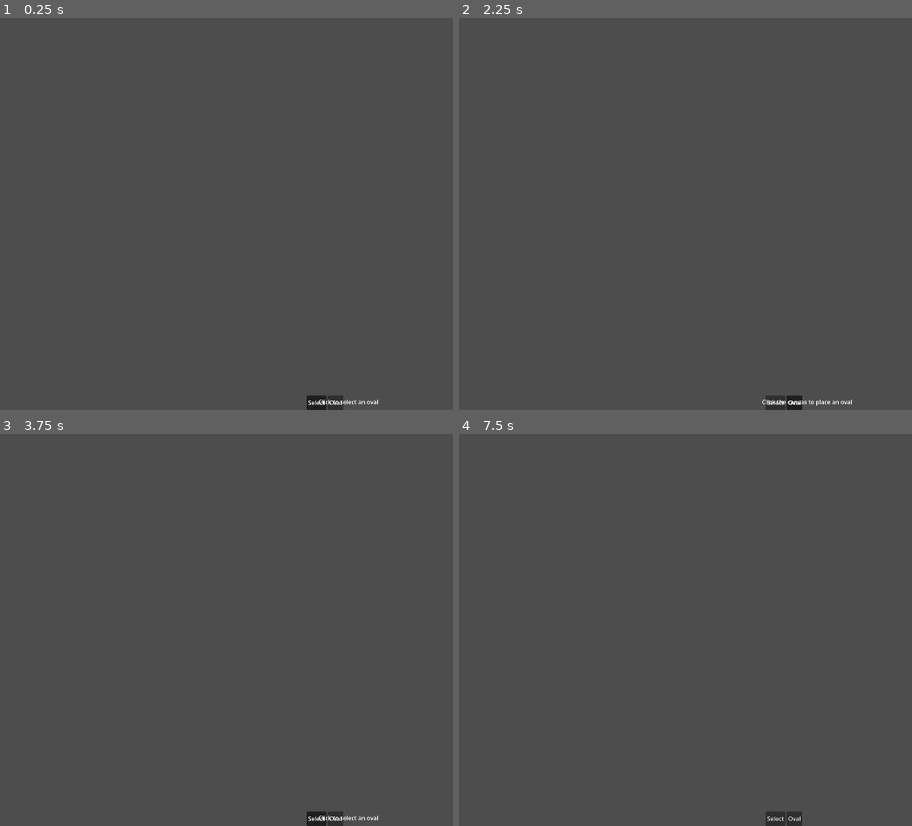
Above: before the commit, frames 1-4 (two rows, left to right).
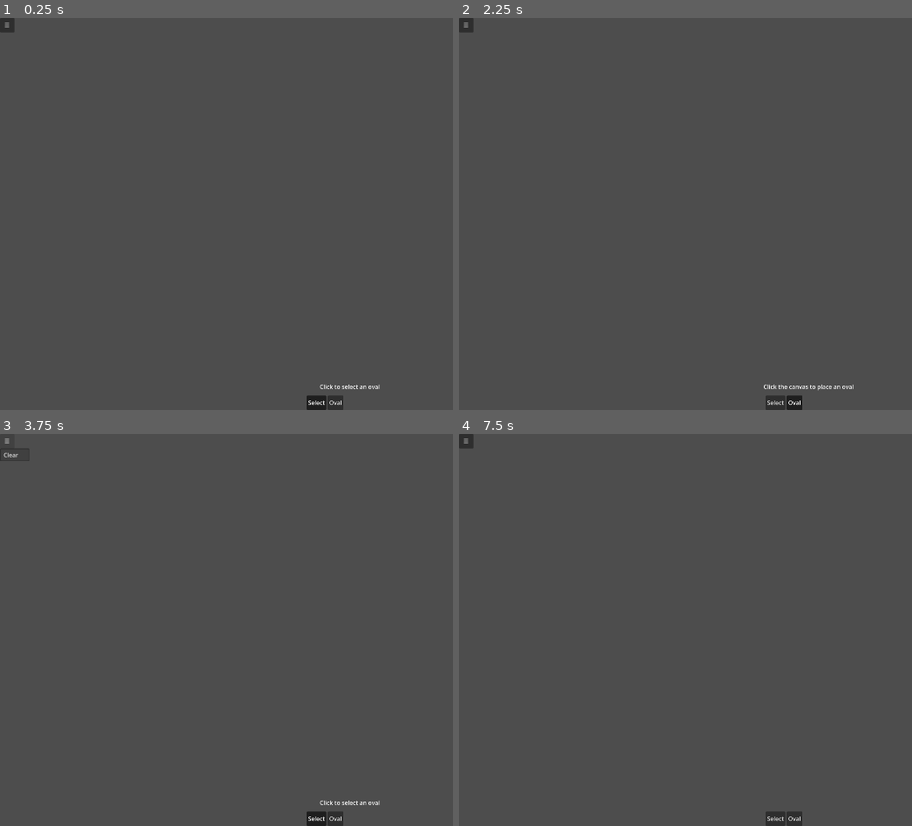
Above: after the commit, the same moments.

Repository: lanternRaft/the-organizer-godot
Game: Godot game, scene res://scenes/main/Main.tscn
Same seed, same stepped clock (60 frames per second), same inputs: the game is played once before the commit and once after it.
Inputs (mouse positions are in pixels of both pictures, inside the frame that each line leads up to):
- Up to frame 1 (0.25 s): no input
- Up to frame 2 (2.25 s): click (468, 25) at 0.5 s, where only the run after the commit has a clickable "☰"; click "Select" at 1.25 s; click "Oval" at 2 s
- Up to frame 3 (3.75 s): click "Select" at 2.75 s; click (9, 441) at 3.5 s, where only the run after the commit has a clickable "☰"
- Up to frame 4 (7.5 s): click "Oval" at 4.25 s; click "Select" at 5 s; click (468, 441) at 5.75 s, where only the run after the commit has a clickable "☰"; click "Oval" at 6.5 s; tap Enter at 7.25 s; move the mouse to (outside the picture) at 7.27 s; hold Shift from 7.28 s (still down); click (outside the picture) at 7.42 s

The runs differ from the first frame. In frame 1, 0.3% of the frame differs, in the area x 0-84%, y 0-99%; in frame 2, 0.4%, in the area x 0-88%, y 0-99%; in frame 3, 0.2%; in frame 4, 0.1%.

Commit message:
Hamburger added

Diff:
--- a/scenes/main/Main.gd
+++ b/scenes/main/Main.gd
@@ -26,6 +26,7 @@
 @onready var oval_button: Button = $UI/Toolbar/HBox/OvalButton
 @onready var select_button: Button = $UI/Toolbar/HBox/SelectButton
 @onready var click_handler: Node = $ClickHandler
+@onready var confirm_dialog: AcceptDialog = $UI/ConfirmDialog
 
 
 func _ready() -> void:
@@ -49,6 +50,23 @@
 			clear_selection()
 			get_viewport().set_input_as_handled()
 			return
+
+
+## Removes all children from ElementLayer and clears selection.
+func clear_all_elements() -> void:
+	for child: Node in element_layer.get_children():
+		child.queue_free()
+	clear_selection()
+
+
+## Opens the confirmation dialog when the hamburger Clear item is selected.
+func _on_hamburger_clear_requested() -> void:
+	confirm_dialog.popup_centered()
+
+
+## Called when the Clear button in the confirmation dialog is pressed.
+func _on_confirm_dialog_confirmed() -> void:
+	clear_all_elements()
 
 
 ## Creates a new oval at the given world position and parents it to ElementLayer.
--- a/scenes/main/Main.tscn
+++ b/scenes/main/Main.tscn
@@ -2,7 +2,9 @@
 
 [ext_resource type="Script" uid="uid://cqtwhi748ckqn" path="res://scenes/main/main.gd" id="1_iuonh"]
 [ext_resource type="PackedScene" path="res://scenes/tools/toolbar.tscn" id="2_k2fmo"]
-[ext_resource type="Script" path="res://scenes/main/click_handler/click_handler.gd" id="3_j8xj4"]
+[ext_resource type="Script" uid="uid://bd533w6oacfor" path="res://scenes/main/click_handler/click_handler.gd" id="3_j8xj4"]
+[ext_resource type="PackedScene" path="res://scenes/ui/hamburger_menu/hamburger_menu.tscn" id="4_yjhnb"]
+[ext_resource type="PackedScene" path="res://scenes/ui/confirm_dialog/confirm_dialog.tscn" id="5_v0whc"]
 
 [node name="Main" type="Node" unique_id=917290182]
 script = ExtResource("1_iuonh")
@@ -13,10 +15,16 @@
 [node name="ElementLayer" type="Node2D" parent="Canvas" unique_id=233815462]
 unique_name_in_owner = true
 
-[node name="ClickHandler" type="Node" parent="."]
+[node name="ClickHandler" type="Node" parent="." unique_id=1134584325]
 script = ExtResource("3_j8xj4")
 
 [node name="UI" type="CanvasLayer" parent="." unique_id=1279264914]
+
+[node name="HamburgerMenu" parent="UI" unique_id=142848687 instance=ExtResource("4_yjhnb")]
+layout_mode = 3
+anchors_preset = 0
+
+[node name="ConfirmDialog" parent="UI" unique_id=2050487245 instance=ExtResource("5_v0whc")]
 
 [node name="Toolbar" parent="UI" unique_id=909619702 instance=ExtResource("2_k2fmo")]
 layout_mode = 3
@@ -31,10 +39,10 @@
 anchor_top = 1.0
 anchor_right = 0.5
 anchor_bottom = 1.0
-offset_left = -200.0
-offset_top = -36.0
-offset_right = 200.0
-offset_bottom = -8.0
+offset_left = -196.0
+offset_top = -78.0
+offset_right = 204.0
+offset_bottom = -50.0
 grow_horizontal = 2
 grow_vertical = 0
 horizontal_alignment = 1
@@ -42,5 +50,7 @@
 
 [node name="MainCamera" type="Camera2D" parent="." unique_id=314705835]
 
+[connection signal="clear_requested" from="UI/HamburgerMenu" to="." method="_on_hamburger_clear_requested"]
+[connection signal="confirmed" from="UI/ConfirmDialog" to="." method="_on_confirm_dialog_confirmed"]
 [connection signal="oval_mode_toggled" from="UI/Toolbar" to="." method="_on_oval_mode_toggled"]
 [connection signal="select_mode_toggled" from="UI/Toolbar" to="." method="_on_select_mode_toggled"]
--- /dev/null
+++ b/scenes/ui/confirm_dialog/confirm_dialog.gd
@@ -0,0 +1,7 @@
+extends AcceptDialog
+
+## Confirmation dialog for destructive actions like clearing the canvas.
+## Connected to Main.gd which handles the actual clearing logic.
+
+func _ready() -> void:
+	add_cancel_button("Cancel")
--- /dev/null
+++ b/scenes/ui/confirm_dialog/confirm_dialog.tscn
@@ -0,0 +1,10 @@
+[gd_scene format=3]
+
+[ext_resource type="Script" path="res://scenes/ui/confirm_dialog/confirm_dialog.gd" id="1_d2e7v"]
+
+[node name="ConfirmDialog" type="AcceptDialog"]
+title = "Clear Canvas"
+dialog_text = "This will delete everything on the canvas. This cannot be undone."
+dialog_autowrap = true
+ok_button_text = "Clear"
+script = ExtResource("1_d2e7v")
--- /dev/null
+++ b/scenes/ui/hamburger_menu/hamburger_menu.gd
@@ -0,0 +1,33 @@
+extends Control
+
+## Top-left hamburger menu that opens a dropdown with actions.
+## Currently: Clear (triggers confirmation dialog via signal).
+
+signal clear_requested
+
+@onready var menu_button: Button = $MenuButton
+@onready var popup_menu: PopupMenu = $PopupMenu
+
+
+func _ready() -> void:
+	popup_menu.add_item("Clear")
+	popup_menu.hide()
+	popup_menu.index_pressed.connect(_on_menu_item_pressed)
+	menu_button.pressed.connect(_on_button_pressed)
+
+
+## Toggles the popup menu open/closed.
+func _on_button_pressed() -> void:
+	if popup_menu.visible:
+		popup_menu.hide()
+	else:
+		var button_rect: Rect2 = menu_button.get_global_rect()
+		popup_menu.popup(Rect2i(int(button_rect.position.x), int(button_rect.position.y + button_rect.size.y), 0, 0))
+
+
+## Handles menu item selection.
+func _on_menu_item_pressed(index: int) -> void:
+	match index:
+		0:
+			clear_requested.emit()
+	popup_menu.hide()
--- /dev/null
+++ b/scenes/ui/hamburger_menu/hamburger_menu.tscn
@@ -0,0 +1,24 @@
+[gd_scene format=3]
+
+[ext_resource type="Script" path="res://scenes/ui/hamburger_menu/hamburger_menu.gd" id="1_vhq2c"]
+
+[node name="HamburgerMenu" type="Control"]
+anchors_preset = 12
+anchor_left = 0.0
+anchor_top = 0.0
+anchor_right = 0.0
+anchor_bottom = 0.0
+offset_left = 8.0
+offset_top = 8.0
+offset_right = 48.0
+offset_bottom = 48.0
+script = ExtResource("1_vhq2c")
+
+[node name="MenuButton" type="Button" parent="."]
+layout_mode = 1
+anchors_preset = 15
+anchor_right = 1.0
+anchor_bottom = 1.0
+text = "☰"
+
+[node name="PopupMenu" type="PopupMenu" parent="."]
Not shown, added: scenes/ui/confirm_dialog/confirm_dialog.gd.uid
Not shown, added: scenes/ui/hamburger_menu/hamburger_menu.gd.uid
Not shown, changed: APP_DESIGN.md
